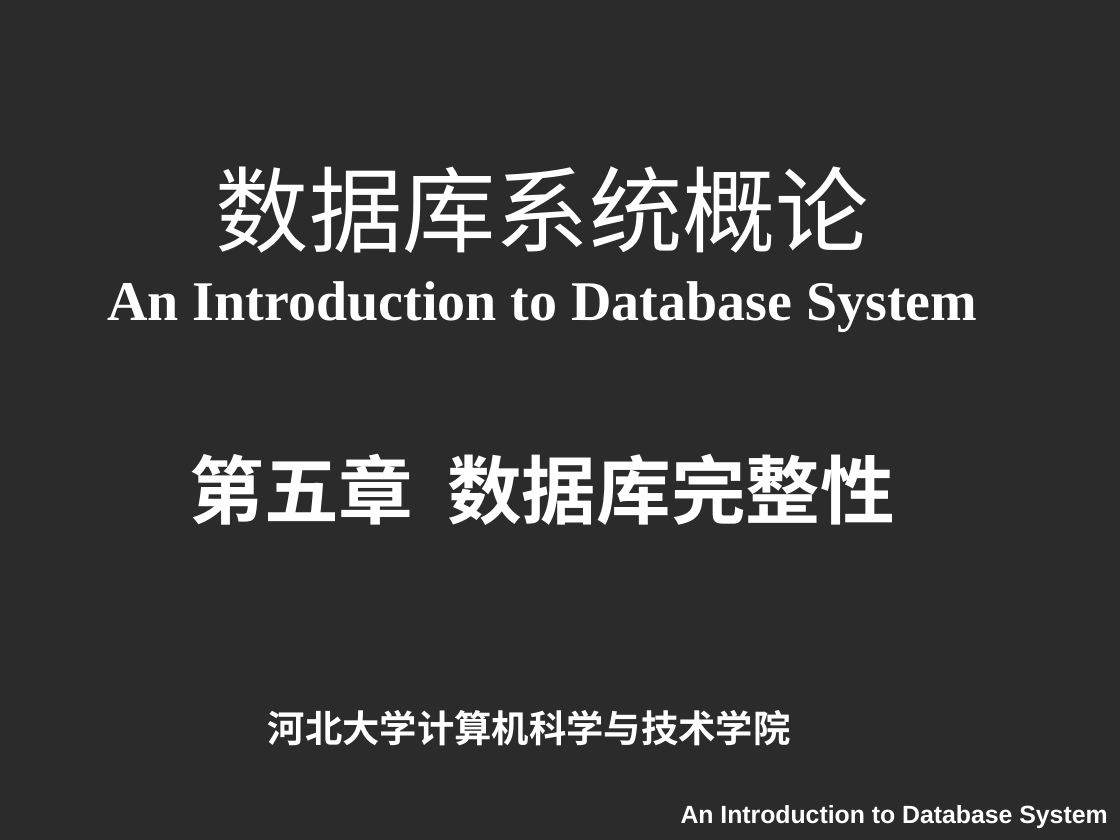
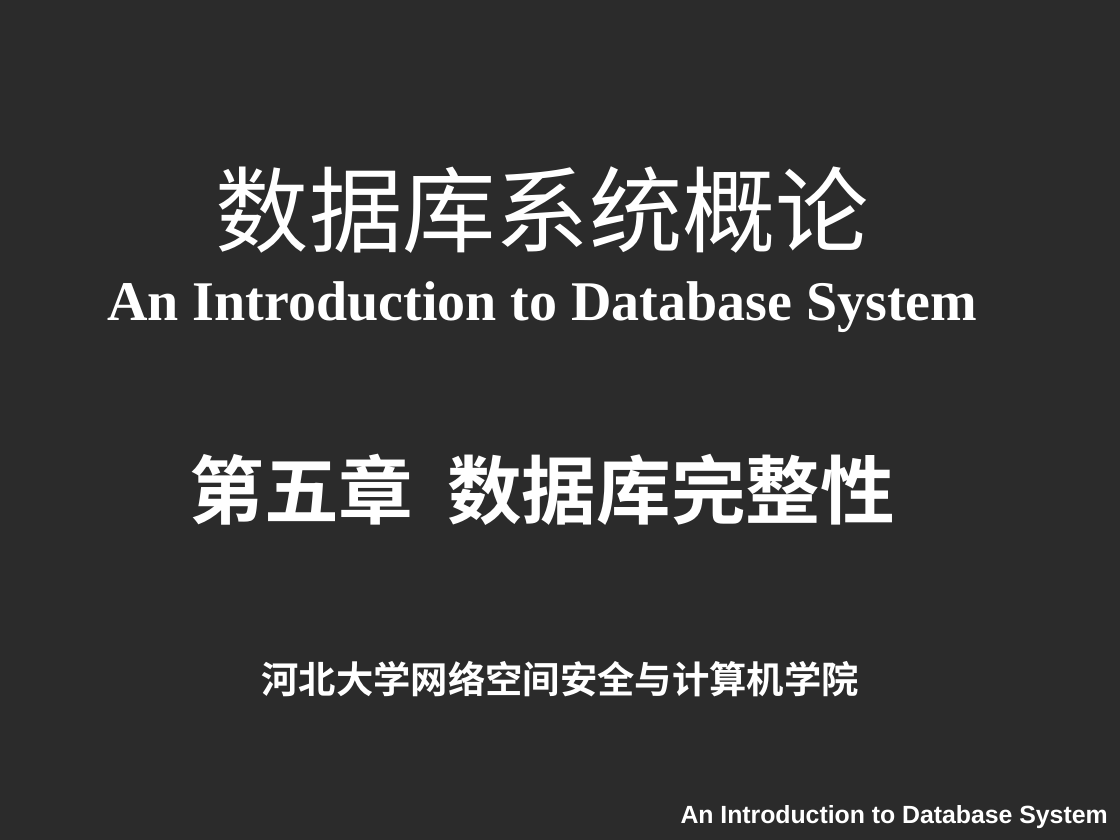
Before and after one commit to HBU/DataBase, a slide deck: slide 1 of PPT/PPT2020/DB第05章.pptx. Drawn at 1120x840 pixels with LibreOffice and Linux fonts; fonts in the diff are those of the drawing; background and template pictures are left out; a plain dark background stands for a picture behind light text. Boxes give left, top, right and bottom in pixels: in the first picture for what was removed or moved away, otherwise in the second. Text is boxed around its words. In the diff, an @@ line names an element or a change of style, - is before the commit and + after.

```diff
--- a/PPT/PPT2020/DB第05章.pptx
+++ b/PPT/PPT2020/DB第05章.pptx
@@ text at (262, 661, 859, 697): text changed; font Cambria to Noto Sans CJK SC @@
-河北大学计算机科学与技术学院
+河北大学网络空间安全与计算机学院
```
Also in this commit, not shown: 8 other slides changed, 3 other files.
